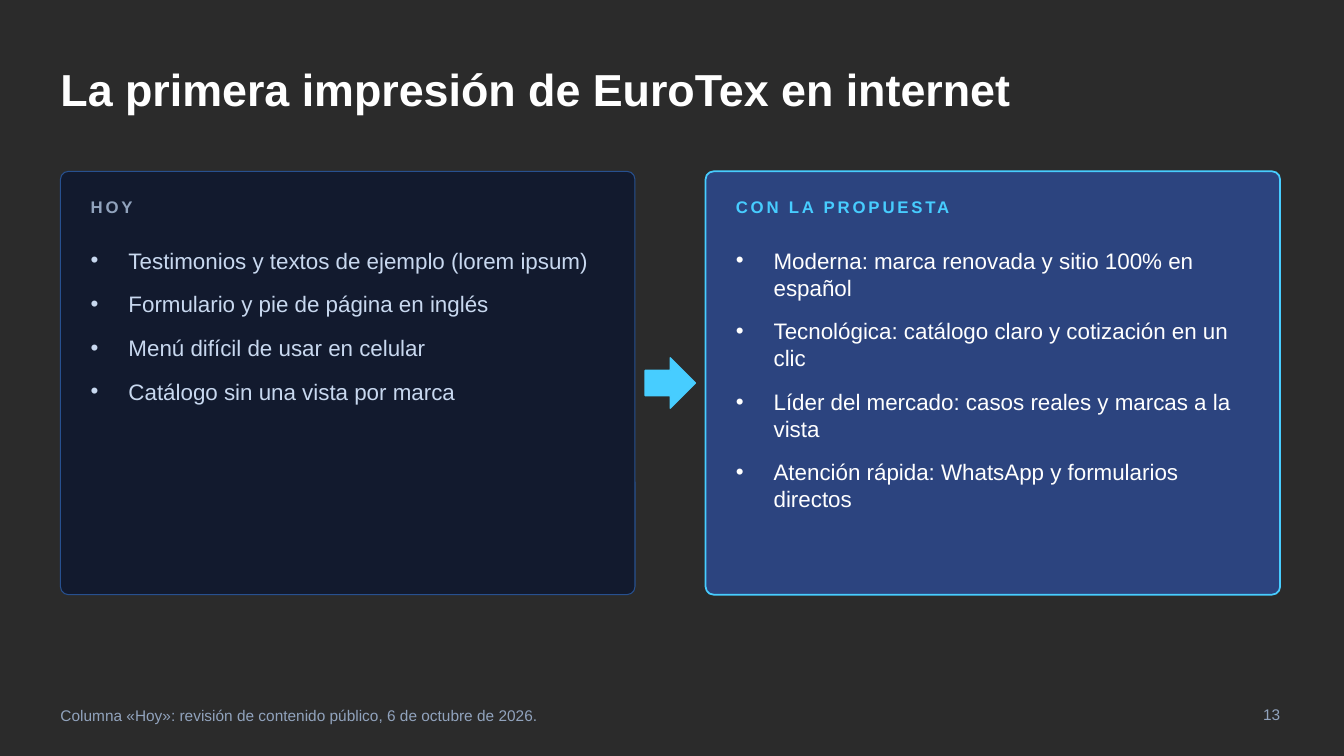
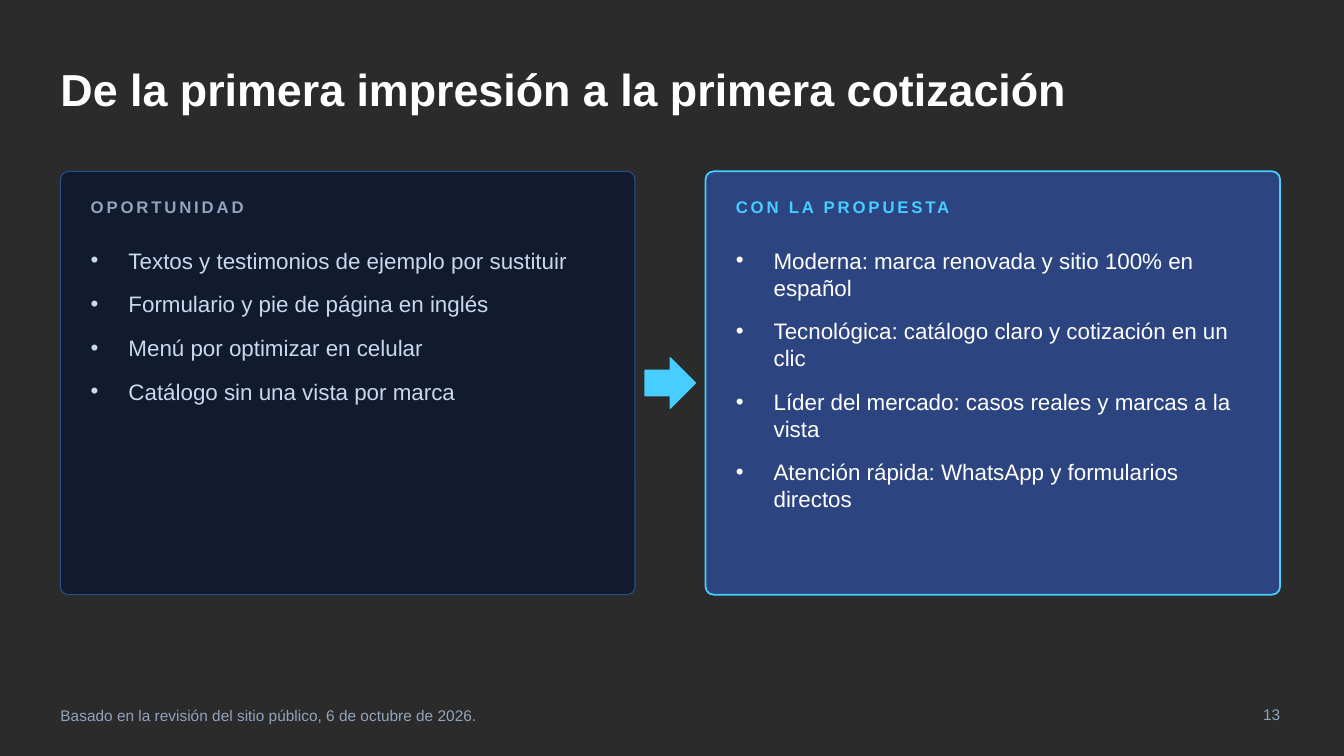
Before and after one commit to GerardoValpuesta/PortafolioWeb, a slide deck: slide 13 of presentaciones/eurotex/SYMTHREE_EuroTex_Propuesta_v2.pptx. Drawn at 1344x756 pixels with LibreOffice and Linux fonts; fonts in the diff are those of the drawing; background and template pictures are left out; a plain dark background stands for a picture behind light text. Boxes give left, top, right and bottom in pixels: in the first picture for what was removed or moved away, otherwise in the second. Text is boxed around its words. In the diff, an @@ line names an element or a change of style, - is before the commit and + after.

```diff
--- a/presentaciones/eurotex/SYMTHREE_EuroTex_Propuesta_v2.pptx
+++ b/presentaciones/eurotex/SYMTHREE_EuroTex_Propuesta_v2.pptx
@@ title at bbox=[60, 73, 1066, 115]: text changed @@
-La primera impresión de EuroTex en internet
+De la primera impresión a la primera cotización
@@ text at bbox=[91, 201, 244, 213]: text changed @@
-HOY
+OPORTUNIDAD
@@ text at bbox=[128, 252, 567, 274]: text changed @@
-• Testimonios y textos de ejemplo (lorem ipsum)
+• Textos y testimonios de ejemplo por sustituir
@@ text at bbox=[128, 339, 423, 361]: text changed @@
-• Menú difícil de usar en celular
+• Menú por optimizar en celular
@@ text at bbox=[60, 709, 477, 724]: text changed @@
-Columna «Hoy»: revisión de contenido público, 6 de octubre de 2026.
+Basado en la revisión del sitio público, 6 de octubre de 2026.
```
Also in this commit, not shown: 6 other slides changed, 1 slide added, 1 other file.
